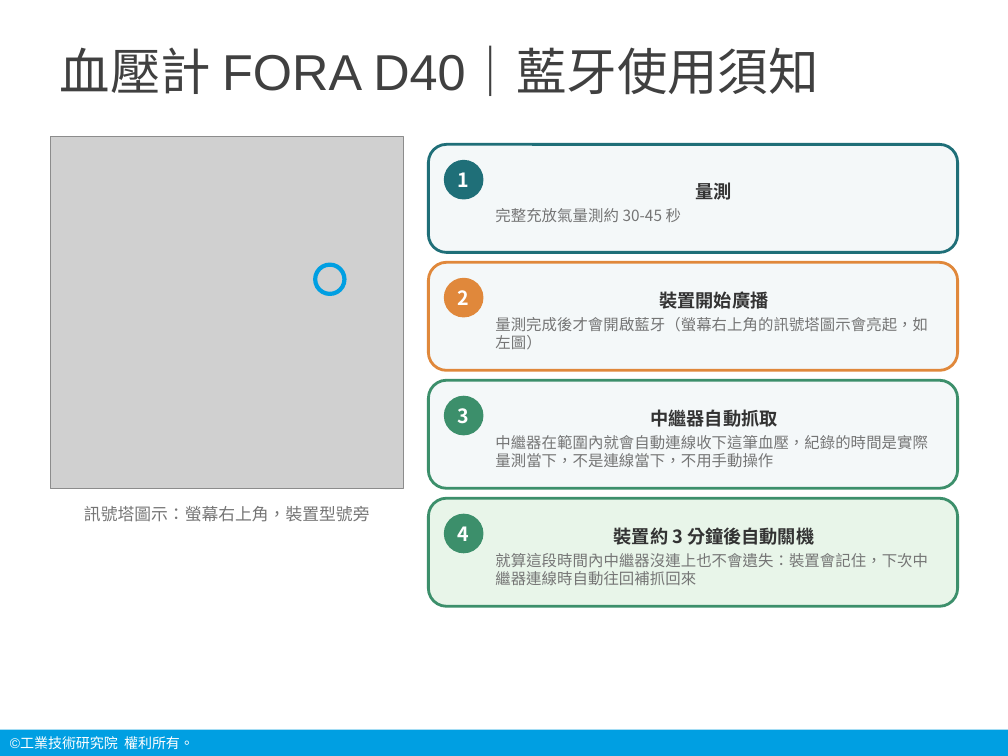
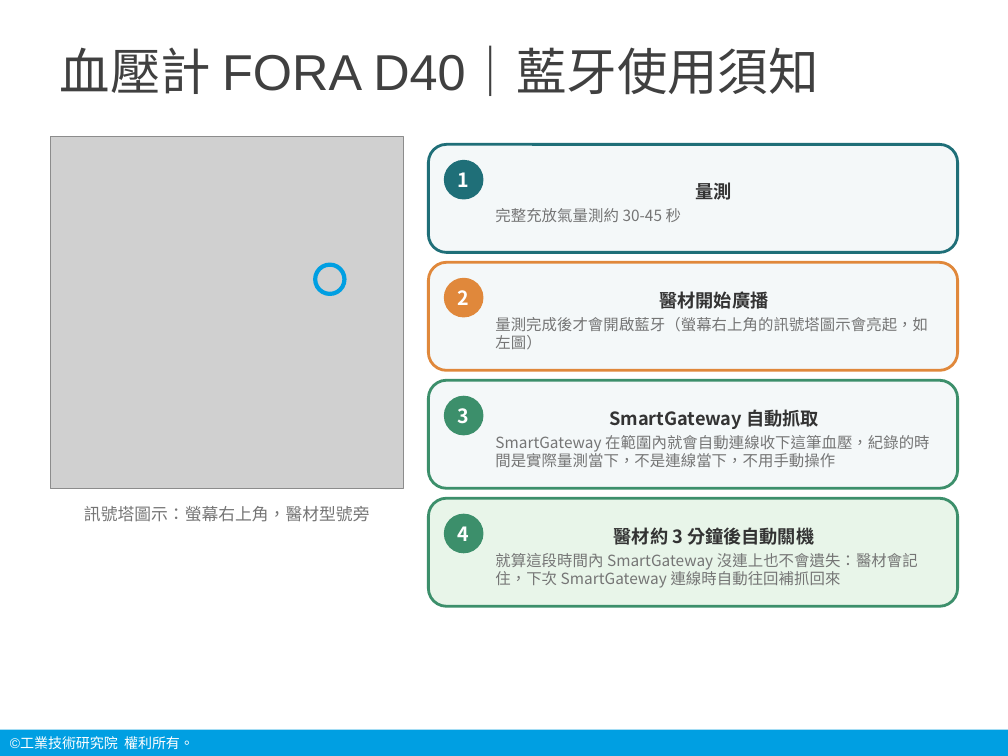
Before and after one commit to chanwunkong/pico-vitals-gateway, a slide deck: slide 18 of 說明/生理訊號中繼裝置_操作說明.pptx. Drawn at 1008x756 pixels with LibreOffice and Linux fonts; fonts in the diff are those of the drawing; grey boxes stand for pictures; background and template pictures are left out. Boxes give left, top, right and bottom in pixels: in the first picture for what was removed or moved away, otherwise in the second. Text is boxed around its words. In the diff, an @@ line names an element or a change of style, - is before the commit and + after.

```diff
--- a/說明/生理訊號中繼裝置_操作說明.pptx
+++ b/說明/生理訊號中繼裝置_操作說明.pptx
@@ text in rounded rectangle at bbox=[660, 288, 769, 312]: text changed @@
-裝置開始廣播
+醫材開始廣播
@@ text in rounded rectangle at bbox=[495, 409, 929, 467]: text changed @@
-中繼器自動抓取
-中繼器在範圍內就會自動連線收下這筆血壓，紀錄的時間是實際量測當下，不是連線當下，不用手動操作
+SmartGateway 自動抓取
+SmartGateway 在範圍內就會自動連線收下這筆血壓，紀錄的時間是實際量測當下，不是連線當下，不用手動操作
@@ text at bbox=[84, 506, 370, 522]: text changed @@
-訊號塔圖示：螢幕右上角，裝置型號旁
+訊號塔圖示：螢幕右上角，醫材型號旁
@@ text in rounded rectangle at bbox=[495, 527, 918, 588]: text changed @@
-裝置約 3 分鐘後自動關機
-就算這段時間內中繼器沒連上也不會遺失：裝置會記住，下次中繼器連線時自動往回補抓回來
+醫材約 3 分鐘後自動關機
+就算這段時間內 SmartGateway 沒連上也不會遺失：醫材會記住，下次 SmartGateway 連線時自動往回補抓回來
```
Also in this commit, not shown: 20 other slides changed, 10 other files.
